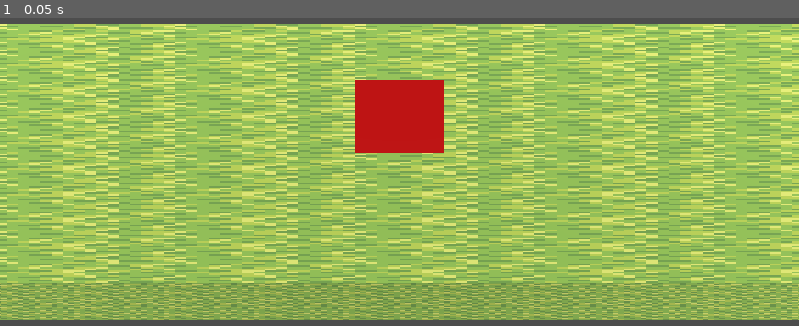
Above: before the commit, frame 1.
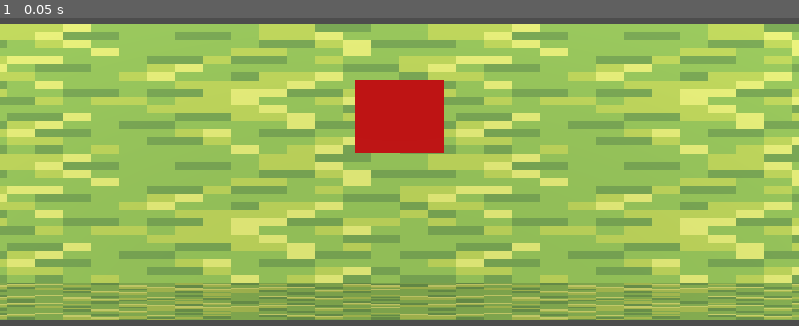
Above: after the commit, the same moment.

Repository: amari-charles/project-summoner
Game: Godot game, scene res://scenes/battlefield/paper_mario_test.tscn
Same seed, same stepped clock (60 frames per second), same inputs: the game is played once before the commit and once after it. This scene is started directly instead of the project's main scene.
Inputs:
- Up to frame 1 (0.05 s): no input

The runs differ from the first frame. In frame 1, 63% of the frame differs, in the area x 0-100%, y 1-99%.

Commit message:
Fix: Reduce UV scale from 10x5 to 2x2 for less compressed grass

Diff:
--- a/scenes/battlefield/paper_mario_test.tscn
+++ b/scenes/battlefield/paper_mario_test.tscn
@@ -9,7 +9,7 @@
 
 [sub_resource type="StandardMaterial3D" id="StandardMaterial3D_1"]
 albedo_texture = ExtResource("2_grass")
-uv1_scale = Vector3(10, 5, 1)
+uv1_scale = Vector3(2, 2, 1)
 texture_filter = 0
 
 [sub_resource type="ViewportTexture" id="ViewportTexture_1"]
